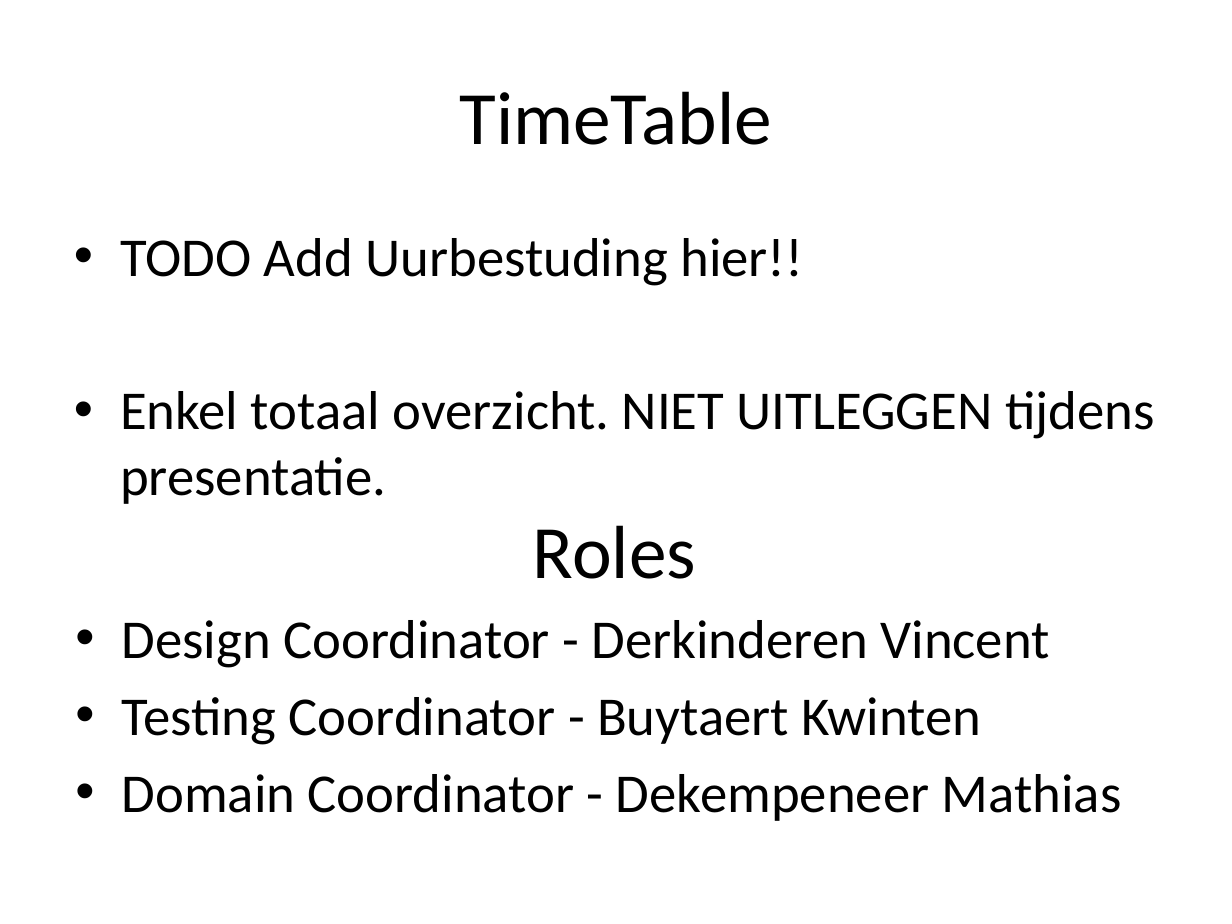
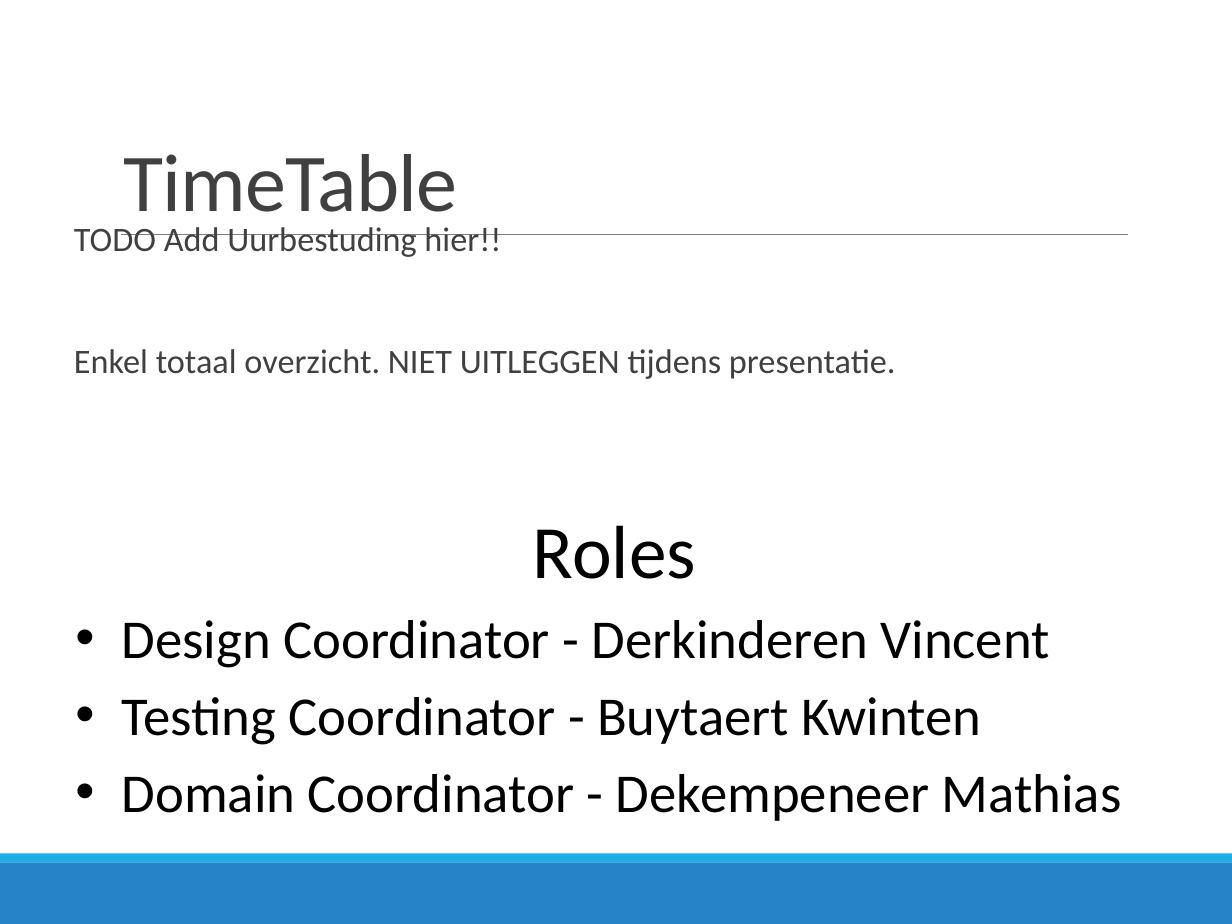
Before and after one commit to BenGoethuys/SwOp-Group03, a slide deck: slide 13 of Iteratie 1/PresentatieIteratie1Group03.pptx. Drawn at 1232x924 pixels with LibreOffice and Linux fonts; fonts in the diff are those of the drawing. Boxes give left, top, right and bottom in pixels: in the first picture for what was removed or moved away, otherwise in the second. Text is boxed around its words. In the diff, an @@ line names an element or a change of style, - is before the commit and + after.

```diff
--- a/Iteratie 1/PresentatieIteratie1Group03.pptx
+++ b/Iteratie 1/PresentatieIteratie1Group03.pptx
@@ title "TimeTable": place and size @@
-title "TimeTable" at (459, 91, 771, 145)
+title "TimeTable" at (123, 154, 457, 230)
@@ title "TimeTable" at (123, 154, 457, 230): size 44 to 48 pt, text colour #000000 to #404040, letter spacing 0 to -0.5 pt; alignment centre to left; line spacing 1 to 0.85; vertical alignment middle to bottom @@
@@ text "TODO Add Uurbestuding hier!!" at (74, 227, 896, 379): size 32 to 20 pt, text colour #000000 to #404040; bullet • to  ; line spacing 1 to 0.9; more space between paragraphs @@
@@ line added from (121, 234) to (1127, 234), #808080 0.5 pt @@
@@ rectangle added at (0, 862, 1232, 924), fill #2683C6 @@
@@ rectangle added at (0, 854, 1232, 862), fill #1CADE4 @@
```
Also in this commit, not shown: 13 other slides changed.
